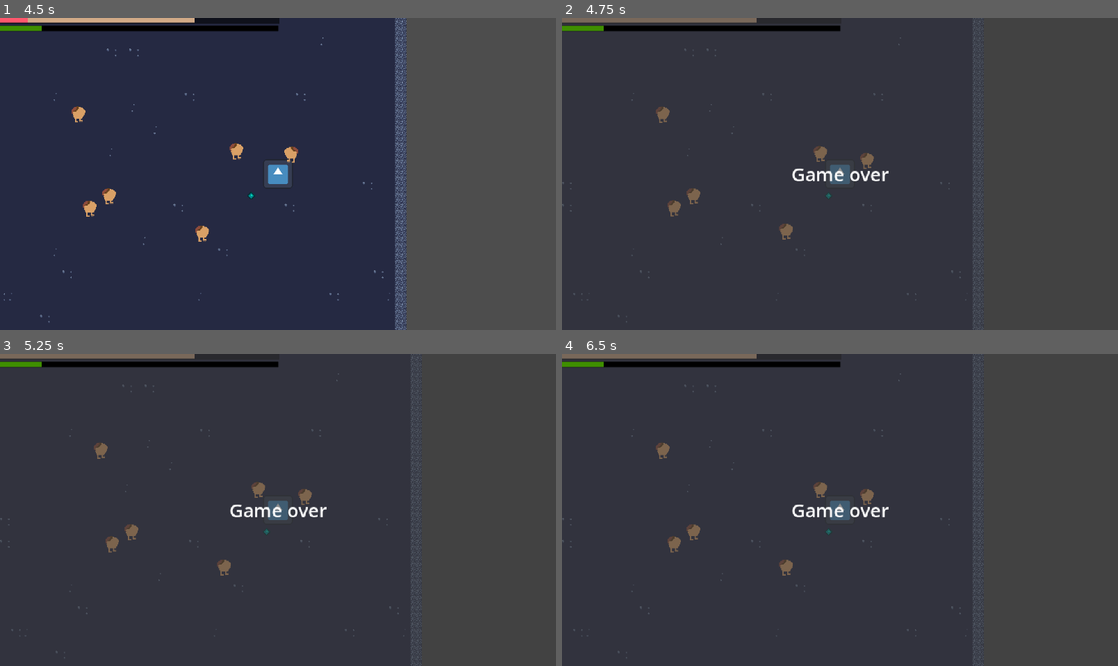
Above: before the commit, frames 1-4 (two rows, left to right).
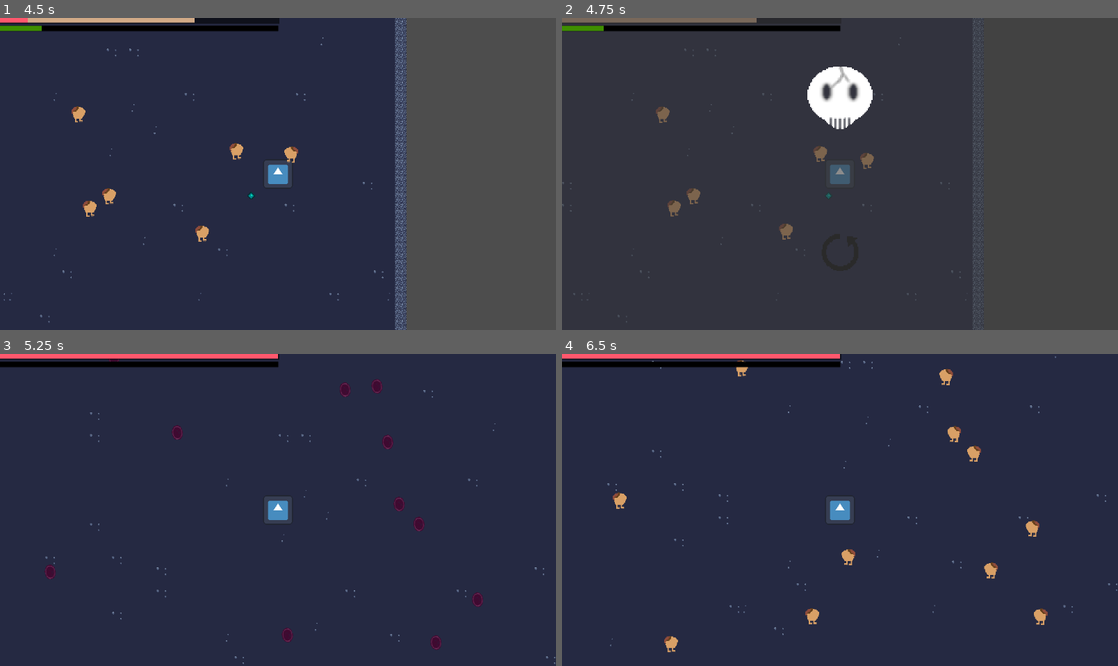
Above: after the commit, the same moments.

Repository: DevHatemAlDouh/Onga_bonga
Game: Godot game, scene res://battel_grawend.tscn
The game is run twice, just before and just after one commit, with the same random seed, the same clock (stepped at 60 frames per second) and the same inputs. The engine's default icon, where the game draws it, is replaced by a stand-in: a white triangle on a blue panel in a dark square.
Inputs (mouse positions are in pixels of both pictures, inside the frame that each line leads up to):
- Up to frame 1 (4.5 s): tap Enter at 0.5 s; hold D (Right) 0.53-1.28 s; tap W (Top) every 0.75 s from 0.6 to 4.35 s; hold S (Down) 1.28-2.03 s; hold D (Right) 2.03-3.53 s; hold A (Left) from 3.53 s (still down)
- Up to frame 2 (4.75 s): keep holding A (Left)
- Up to frame 3 (5.25 s): release A (Left) at 5 s; click (278, 588) at 5.02 s
- Up to frame 4 (6.5 s): tap Space at 5.75 s; hold S (Down) from 5.78 s (still down); tap W (Top) at 5.85 s

Frame 1 is identical in both runs. In frame 2, 2.0% of the frame differs, in the area x 41-59%, y 15-53%; in frame 3, 28%; in frame 4, 28%, in the area x 0-100%, y 0-100%.

Commit message:
retry screen

Diff:
--- /dev/null
+++ b/Components/UI/retry.gd
@@ -0,0 +1,6 @@
+extends Control
+
+
+func _on_button_pressed() -> void:
+	get_tree().reload_current_scene()
+	Engine.time_scale = 1
--- /dev/null
+++ b/Components/UI/retry.tscn
@@ -0,0 +1,24 @@
+[gd_scene load_steps=3 format=3 uid="uid://bjbxfyct4io7g"]
+
+[ext_resource type="Script" uid="uid://drewluginm8wg" path="res://Components/UI/retry.gd" id="1_wlvkv"]
+[ext_resource type="Texture2D" uid="uid://bqe0oqh4n4l15" path="res://Components/UI/Retry.png" id="2_8y318"]
+
+[node name="Retry" type="Control"]
+layout_mode = 3
+anchors_preset = 15
+anchor_right = 1.0
+anchor_bottom = 1.0
+grow_horizontal = 2
+grow_vertical = 2
+script = ExtResource("1_wlvkv")
+
+[node name="Button" type="Button" parent="."]
+layout_mode = 0
+offset_left = -36.0
+offset_top = -36.0
+offset_right = 36.0
+offset_bottom = 36.0
+icon = ExtResource("2_8y318")
+flat = true
+
+[connection signal="pressed" from="Button" to="." method="_on_button_pressed"]
--- a/Player/player.tscn
+++ b/Player/player.tscn
@@ -9,6 +9,8 @@
 [ext_resource type="Script" uid="uid://c5ljetnoa405n" path="res://Components/xp_detactor.gd" id="6_fhl08"]
 [ext_resource type="PackedScene" uid="uid://ctn212h2ip38q" path="res://Components/xp_bar.tscn" id="8_od3ui"]
 [ext_resource type="Texture2D" uid="uid://dfug04058jh51" path="res://Components/UI/Level up.png" id="9_00tjw"]
+[ext_resource type="Texture2D" uid="uid://c3gsucmr0sq4f" path="res://Components/UI/Game over.png" id="10_x3vf3"]
+[ext_resource type="PackedScene" uid="uid://bjbxfyct4io7g" path="res://Components/UI/retry.tscn" id="11_apopc"]
 
 [sub_resource type="CircleShape2D" id="CircleShape2D_k53q1"]
 radius = 62.8013
@@ -84,11 +86,11 @@
 texture = ExtResource("9_00tjw")
 
 [node name="Death screen" type="Control" parent="UI"]
-visible = false
 layout_mode = 3
 anchors_preset = 0
 offset_right = 480.0
 offset_bottom = 270.0
+size_flags_horizontal = 4
 
 [node name="ColorRect" type="ColorRect" parent="UI/Death screen"]
 layout_mode = 1
@@ -99,20 +101,30 @@
 grow_vertical = 2
 color = Color(0.23, 0.23, 0.23, 0.588235)
 
-[node name="Label" type="Label" parent="UI/Death screen"]
+[node name="BoxContainer" type="BoxContainer" parent="UI/Death screen"]
 layout_mode = 1
-anchors_preset = 8
-anchor_left = 0.5
-anchor_top = 0.5
-anchor_right = 0.5
-anchor_bottom = 0.5
-offset_left = -42.5
-offset_top = -11.5
-offset_right = 42.5
-offset_bottom = 11.5
+anchors_preset = 15
+anchor_right = 1.0
+anchor_bottom = 1.0
 grow_horizontal = 2
 grow_vertical = 2
-text = "Game over"
+
+[node name="VBoxContainer" type="VBoxContainer" parent="UI/Death screen/BoxContainer"]
+layout_mode = 2
+size_flags_horizontal = 3
+
+[node name="Game over" type="Control" parent="UI/Death screen/BoxContainer/VBoxContainer"]
+layout_mode = 2
+size_flags_horizontal = 6
+size_flags_vertical = 6
+
+[node name="GameOver" type="Sprite2D" parent="UI/Death screen/BoxContainer/VBoxContainer/Game over"]
+texture = ExtResource("10_x3vf3")
+
+[node name="Retry" parent="UI/Death screen/BoxContainer/VBoxContainer" instance=ExtResource("11_apopc")]
+layout_mode = 2
+size_flags_horizontal = 4
+size_flags_vertical = 6
 
 [node name="Wapons" type="Node2D" parent="."]
 
Binary file added: Components/UI/Game over.png
Not shown, added: Components/UI/Game over.png.import
Binary file added: Components/UI/Retry.png
Not shown, added: Components/UI/Retry.png.import
Not shown, added: Components/UI/retry.gd.uid
Binary file changed: Enemy/Enemy-sopawn-point.ase
Not shown: 1 places in Player/player.tscn that only renumber resources
